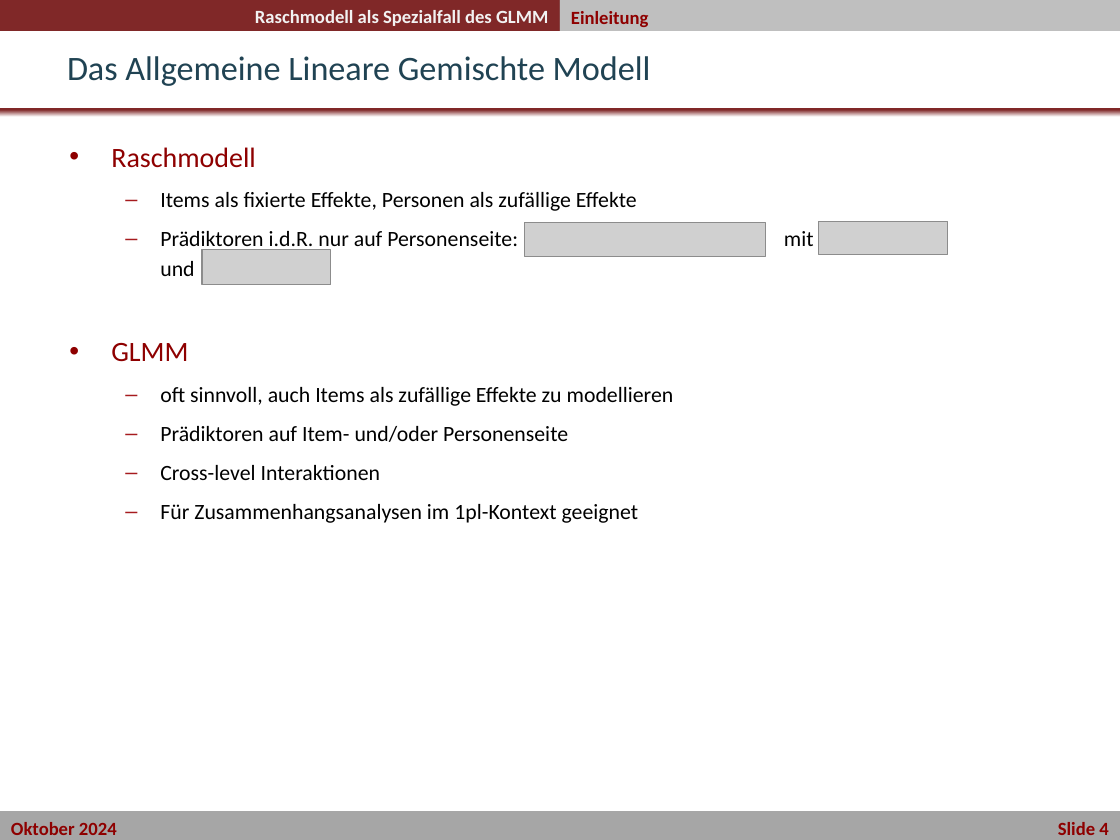
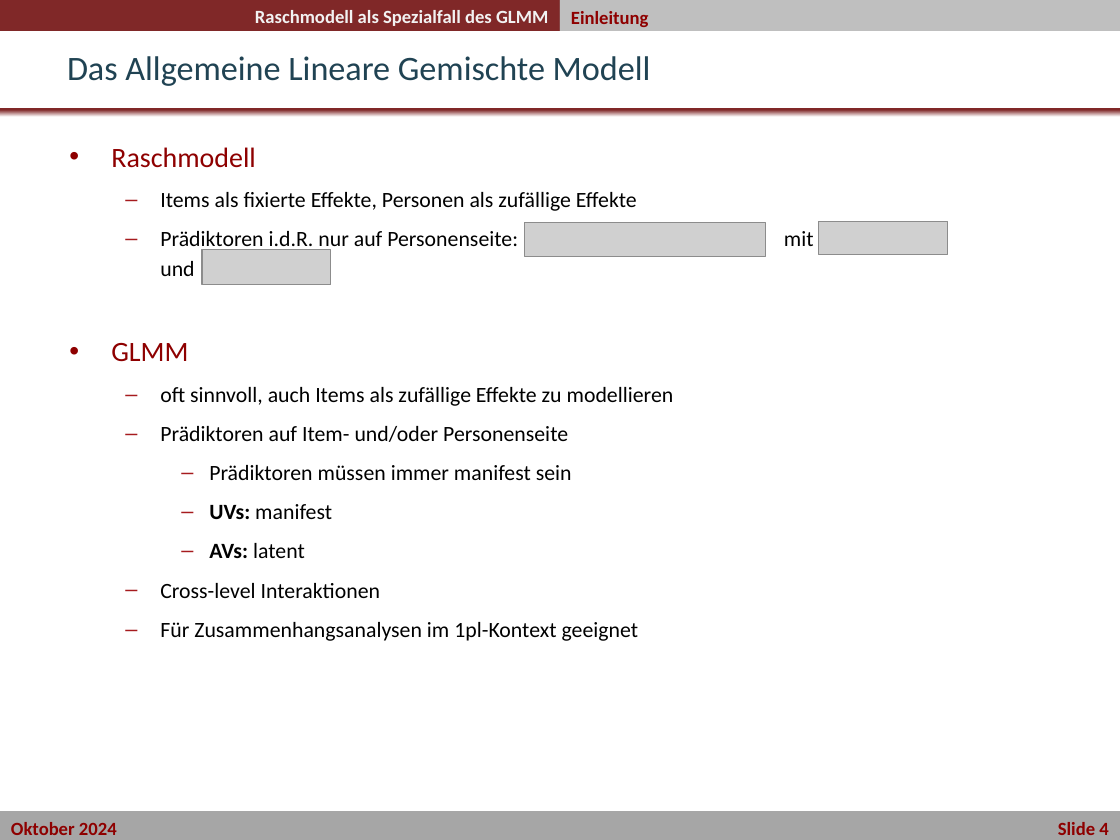
Before and after one commit to nickhaf/IRT_workshop, a slide deck: slide 5 of slides/Tag1_2Nachmittag_Nr2_Raschmodell_als_GLMM/03_Raschmodell_als_GLMM.pptx. Drawn at 1120x840 pixels with LibreOffice and Linux fonts; fonts in the diff are those of the drawing; grey boxes stand for pictures; background and template pictures are left out. Boxes give left, top, right and bottom in pixels: in the first picture for what was removed or moved away, otherwise in the second. Text is boxed around its words. In the diff, an @@ line names an element or a change of style, - is before the commit and + after.

```diff
--- a/slides/Tag1_2Nachmittag_Nr2_Raschmodell_als_GLMM/03_Raschmodell_als_GLMM.pptx
+++ b/slides/Tag1_2Nachmittag_Nr2_Raschmodell_als_GLMM/03_Raschmodell_als_GLMM.pptx
@@ text at [209, 465, 572, 558]: paragraphs added @@
+    – Prädiktoren müssen immer manifest sein
+    – UVs: manifest
+    – AVs: latent
```
Also in this commit, not shown: 3 other files.
